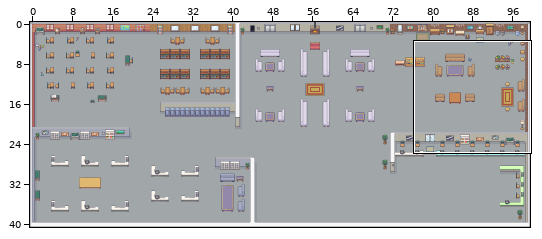
A Tiled map gets an edit: resources/defaultmap.tmx. Above, an overview of the earlier version with the close-up marked.
Close-up. Before:
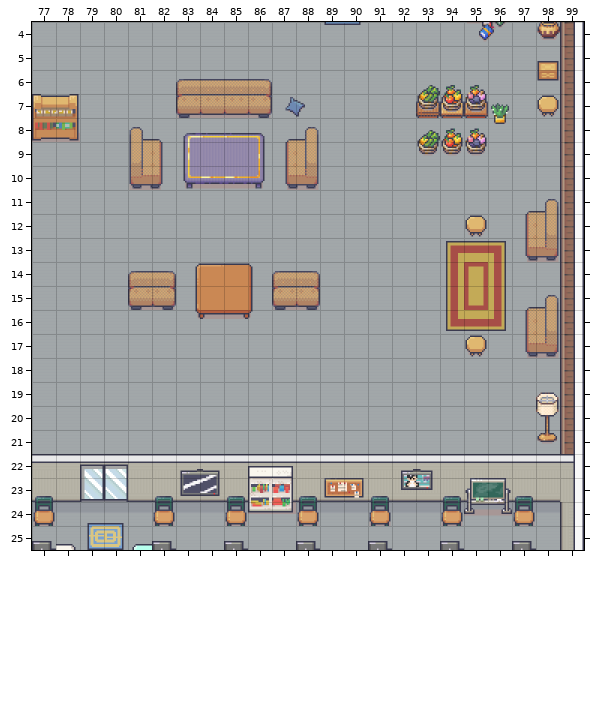
Cells are 32x32 px. Shown: x 77..99, y 4..25. The commit also changed other parts of the map, which this record leaves out.
After:
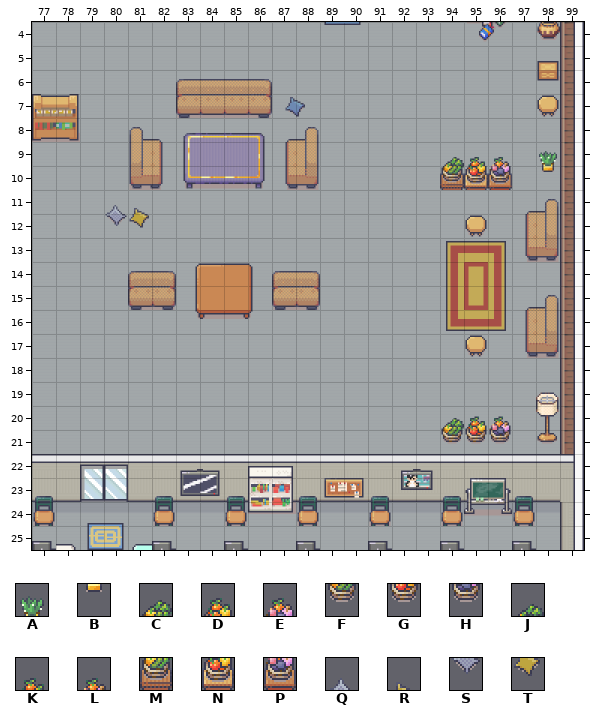
Key: from "MyTerrain": A 784, B 800, C 848, D 849, E 850, F 864, G 865, H 866, J 880, K 881, L 882, M 896, N 897, P 898, Q 1211, R 1212, S 1227, T 1228.
_ is an empty cell.
What changed:
Layer "World":
y 6: x 93..95 JKL -> ___
y 7: x 93..96 MNPA -> ____
y 8: x 93..96 CDEB -> ____
y 9: x 93..96 FGH_ -> _JKL; x 98 _ -> A
y 10: x 94..96 ___ -> MNP; x 98 _ -> B
y 11: x 80..81 __ -> QR
y 12: x 80..81 __ -> ST
y 20: x 94..96 ___ -> CDE
y 21: x 94..96 ___ -> FGH
Boxes around the changes in both close-ups, in picture pixels (x1, y1, x2, y2):
changed: (416, 85, 512, 190)
added: (539, 151, 557, 172)
added: (105, 205, 149, 228)
added: (441, 416, 511, 444)
